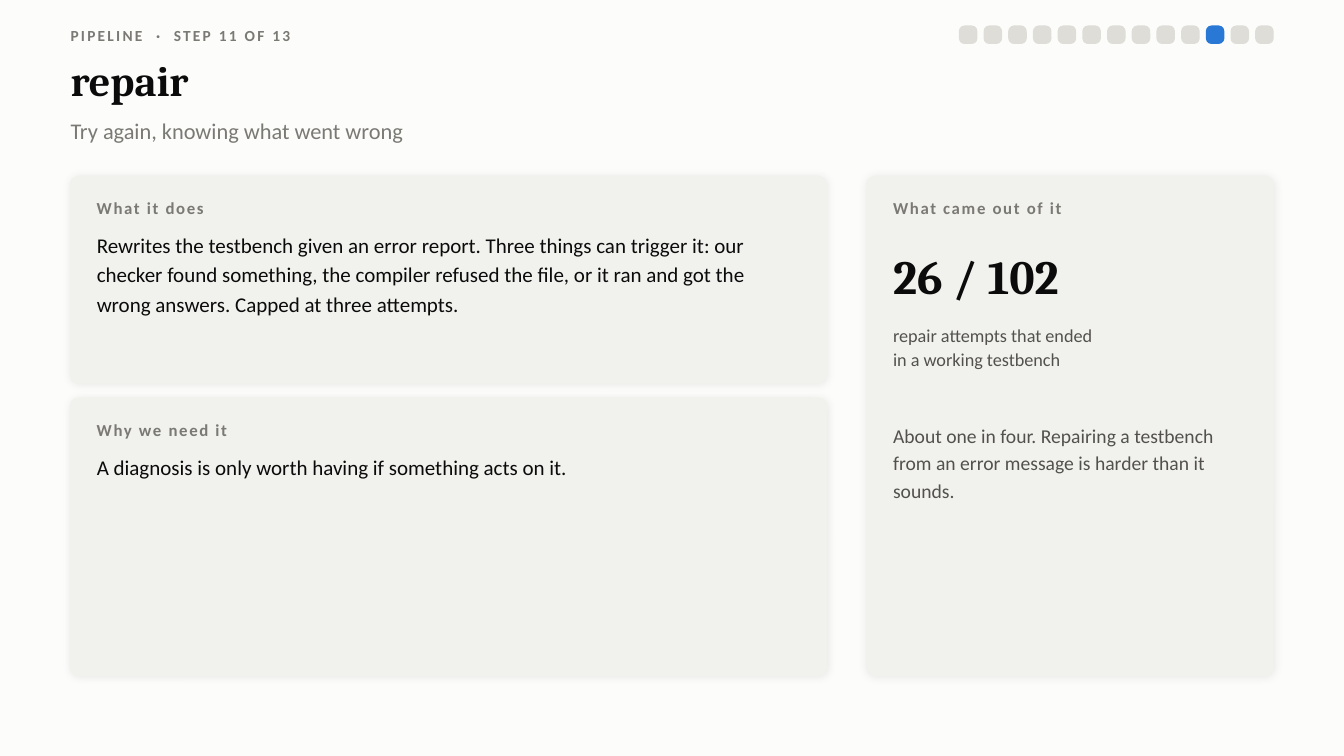
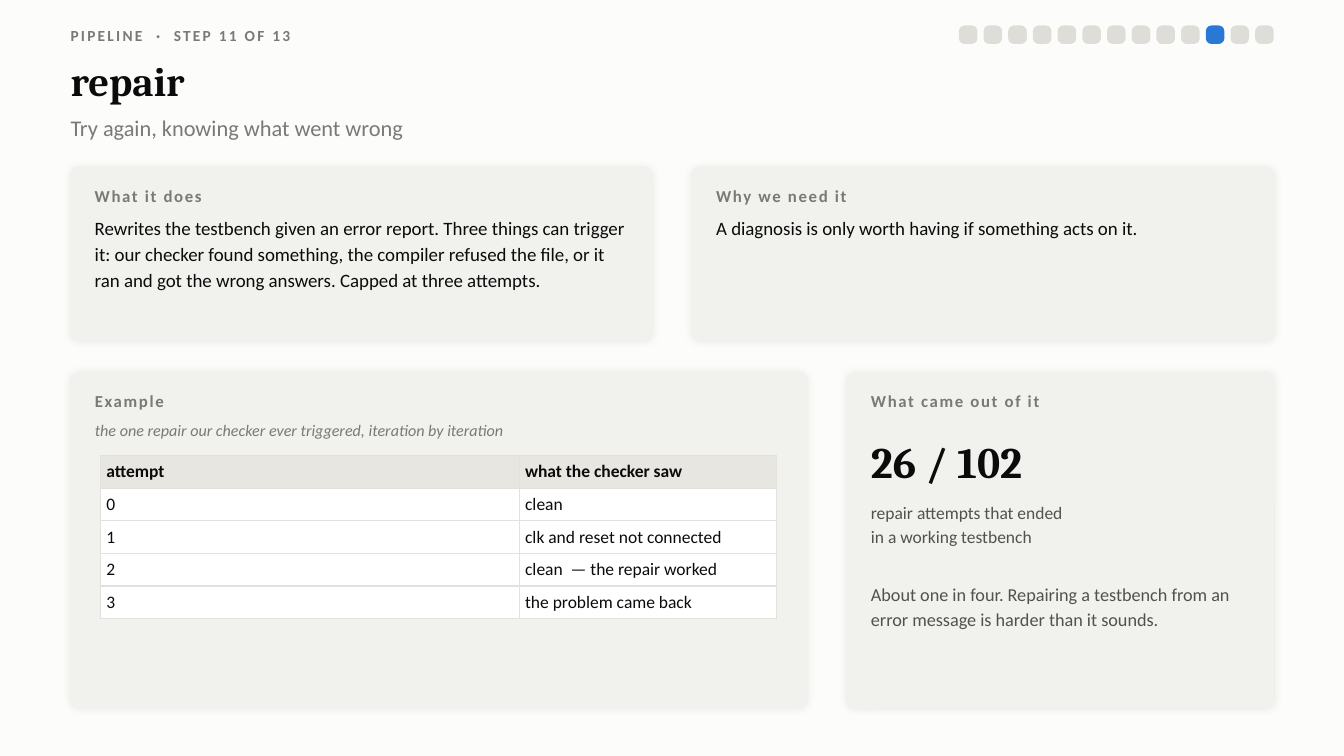
Before and after one commit to Sawaiz-zip/agentic-verilog-testbench, a slide deck: slide 17 of docs/presentation.pptx. Drawn at 1344x756 pixels with LibreOffice and Linux fonts; fonts in the diff are those of the drawing. Boxes give left, top, right and bottom in pixels: in the first picture for what was removed or moved away, otherwise in the second. Text is boxed around its words. In the diff, an @@ line names an element or a change of style, - is before the commit and + after.

```diff
--- a/docs/presentation.pptx
+++ b/docs/presentation.pptx
@@ text "repair" at [71,68,185,105]: size 30 to 29 pt @@
@@ rounded rectangle: place and size @@
-rounded rectangle at [71,176,827,383]
+rounded rectangle at [71,167,651,341]
@@ rounded rectangle added at [693,167,1273,341], fill #F1F1ED, outline #F1F1ED 1 pt @@
@@ text "What it does": place and size @@
-text "What it does" at [97,202,204,214]
+text "What it does" at [95,190,202,202]
@@ text "Why we need it": place and size @@
-text "Why we need it" at [97,424,227,439]
+text "Why we need it" at [716,190,847,205]
@@ text "Rewrites the testbench given an ...": place and size @@
-text "Rewrites the testbench given an ..." at [97,238,744,316]
+text "Rewrites the testbench given an ..." at [95,222,625,291]
@@ text "Rewrites the testbench given an ..." at [95,222,625,291]: size 15 to 13.5 pt; line spacing 1.16 to 1.14 @@
@@ text "A diagnosis is only worth ..." at [716,222,1137,239]: size 15 to 13.5 pt; line spacing 1.16 to 1.14 @@
@@ text "A diagnosis is only worth ...": place and size @@
-text "A diagnosis is only worth ..." at [97,460,566,479]
+text "A diagnosis is only worth ..." at [716,222,1137,239]
@@ rounded rectangle: place and size @@
-rounded rectangle at [71,398,827,676]
+rounded rectangle at [71,373,807,708]
@@ proportions changed in 3 elements at [71,167,651,341], [71,373,807,708], [847,373,1273,708] @@
@@ rounded rectangle: place and size @@
-rounded rectangle at [867,176,1273,676]
+rounded rectangle at [847,373,1273,708]
@@ text "What came out of it": place and size @@
-text "What came out of it" at [893,202,1062,214]
+text "What came out of it" at [871,395,1040,407]
@@ text added at [95,395,164,410], 12 pt, text #7A7974, bold @@
+Example
@@ text added at [95,425,503,439], 11.5 pt, text #7A7974, italic @@
+the one repair our checker ever triggered, iteration by iteration
@@ text "26 / 102": place and size @@
-text "26 / 102" at [893,261,1059,295]
+text "26 / 102" at [871,448,1022,479]
@@ text "26 / 102" at [871,448,1022,479]: size 34 to 31 pt @@
@@ table added at [101,456,776,615], 5 rows, 2 columns @@
+attempt | what the checker saw
+0 | clean
+1 | clk and reset not connected
+2 | clean — the repair worked
+3 | the problem came back
@@ text "repair attempts that ended": place and size @@
-text "repair attempts that ended" at [893,329,1092,369]
+text "repair attempts that ended" at [871,507,1062,546]
@@ text "repair attempts that ended" at [871,507,1062,546]: size 13 to 12.5 pt @@
@@ text "About one in four. Repairing ...": place and size @@
-text "About one in four. Repairing ..." at [893,429,1213,498]
+text "About one in four. Repairing ..." at [871,588,1229,629]
@@ text "About one in four. Repairing ..." at [871,588,1229,629]: size 14 to 13 pt @@
```
Also in this commit, not shown: 12 other slides changed, 1 other file.
